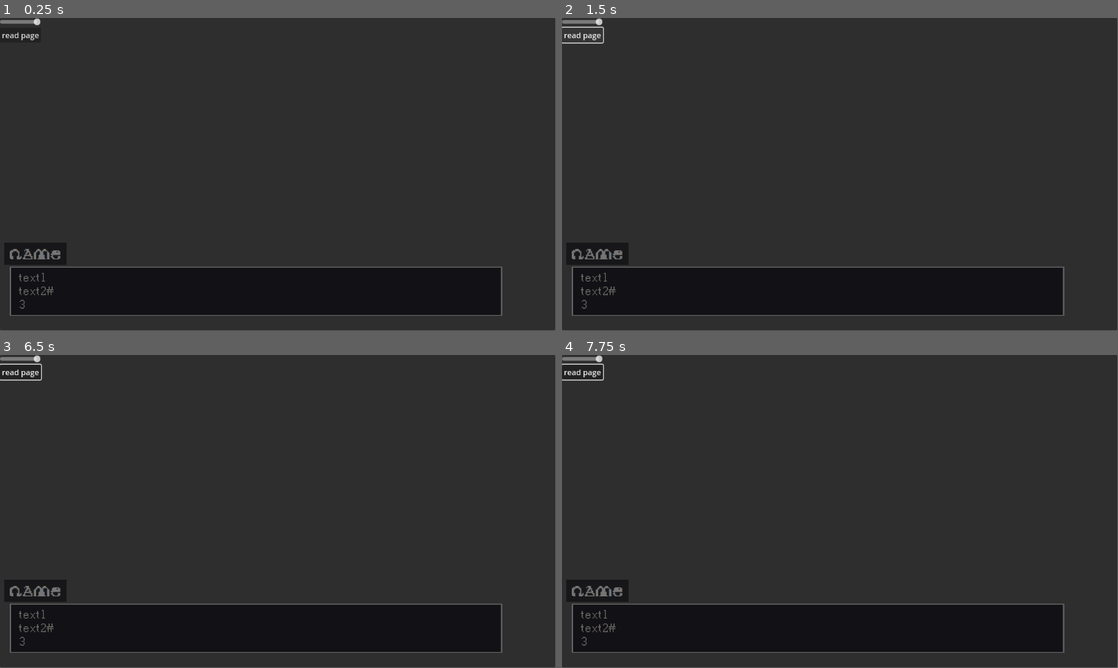
Above: before the commit, frames 1-4 (two rows, left to right).
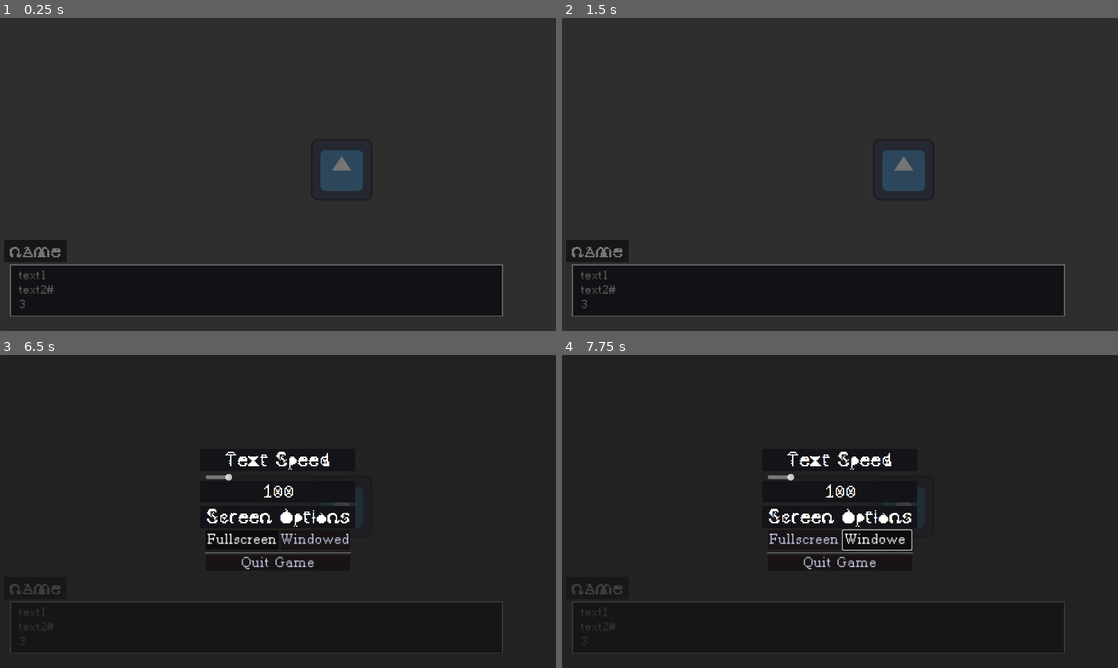
Above: after the commit, the same moments.

Repository: SnekOfSpice/dialog-parser
Game: Godot game, scene res://game/main_scene.tscn
Two runs of this game, one before a commit and one after it. Both use one fixed random seed, a clock stepped at 60 frames per second and the inputs below. Before the commit the project starts from res://testing/test.tscn. The engine's default icon, where the game draws it, is replaced by a stand-in: a white triangle on a blue panel in a dark square.
Inputs (mouse positions are in pixels of both pictures, inside the frame that each line leads up to):
- Up to frame 1 (0.25 s): no input
- Up to frame 2 (1.5 s): click (584, 33) at 0.5 s, where only the run before the commit has a clickable "read page"; click (584, 33) at 1.25 s, where only the run before the commit has a clickable "read page"
- Up to frame 3 (6.5 s): click (22, 370) at 2 s, where only the run before the commit has a clickable "read page"; tap Enter at 2.75, 4.25, 5.75 s; move the mouse to (400, 495) at 2.77 s; click (400, 495) at 2.92 s; tap Space at 3.5, 5 s; move the mouse to (166, 527) at 3.52 s; click (166, 527) at 3.67 s; move the mouse to (333, 442) at 4.27 s; click (333, 442) at 4.42 s; move the mouse to (250, 574) at 5.02 s; click (250, 574) at 5.17 s; move the mouse to (444, 558) at 5.77 s; click (444, 558) at 5.92 s; tap Escape (ui_cancel) at 6.4 s
- Up to frame 4 (7.75 s): click (878, 539) at 6.5 s, where only the run after the commit has a clickable "Windowed"; click (878, 539) at 7.25 s, where only the run after the commit has a clickable "Windowed"
In our replay, the window is 799x449 before the commit and 800x450 after it. These sizes can differ from the game's own. Grey fills any space a smaller window leaves; there, only what the larger window draws over its background counts as a difference.

The runs differ from the first frame. In frame 1, 2.9% of the frame differs, in the area x 0-91%, y 0-96%; in frame 2, 3.0%; in frame 3, 9.9%; in frame 4, 10%, in the area x 0-100%, y 0-100%.
Error in both runs: Attempt to call function 'get_as_text' in base 'null instance' on a null instance. (res://src/parser.gd:40)

Commit message:
pause menu and other stuff

Diff:
--- /dev/null
+++ b/game/game.tscn
@@ -0,0 +1,9 @@
+[gd_scene load_steps=2 format=3 uid="uid://c67ti8jynl2ey"]
+
+[ext_resource type="Texture2D" uid="uid://bj8knkcrqf4rp" path="res://icon.svg" id="1_5av84"]
+
+[node name="Game" type="Node2D"]
+
+[node name="Icon" type="Sprite2D" parent="."]
+position = Vector2(708, 314)
+texture = ExtResource("1_5av84")
--- a/game/main_scene.gd
+++ b/game/main_scene.gd
@@ -6,6 +6,6 @@
 	Parser.read_page(0)
 
 
-# Called every frame. 'delta' is the elapsed time since the previous frame.
-func _process(delta: float) -> void:
-	pass
+func _unhandled_input(event: InputEvent) -> void:
+	if event.is_action_pressed("ui_cancel"):
+		find_child("PauseMenu").visible = not find_child("PauseMenu").visible
--- a/game/main_scene.tscn
+++ b/game/main_scene.tscn
@@ -1,7 +1,9 @@
-[gd_scene load_steps=3 format=3 uid="uid://dhc45ew2mfqbu"]
+[gd_scene load_steps=5 format=3 uid="uid://dhc45ew2mfqbu"]
 
 [ext_resource type="Script" path="res://game/main_scene.gd" id="1_2p4ut"]
 [ext_resource type="PackedScene" uid="uid://bb8yvsx0g14vl" path="res://src/line_reader.tscn" id="1_y64f0"]
+[ext_resource type="PackedScene" uid="uid://c67ti8jynl2ey" path="res://game/game.tscn" id="2_opnta"]
+[ext_resource type="PackedScene" uid="uid://bu33mw8t7dsk8" path="res://game/pause_menu.tscn" id="4_vd1ov"]
 
 [node name="MainScene" type="Control"]
 layout_mode = 3
@@ -21,8 +23,13 @@
 
 [node name="SubViewport" type="SubViewport" parent="SubViewportContainer"]
 handle_input_locally = false
+size = Vector2i(1152, 648)
 render_target_update_mode = 4
 
-[node name="Game" type="Node2D" parent="SubViewportContainer/SubViewport"]
+[node name="Game" parent="SubViewportContainer/SubViewport" instance=ExtResource("2_opnta")]
 
 [node name="LineReader" parent="." instance=ExtResource("1_y64f0")]
+name_for_blank_name = "narrator"
+
+[node name="PauseMenu" parent="." instance=ExtResource("4_vd1ov")]
+visible = false
--- /dev/null
+++ b/game/pause_menu.gd
@@ -0,0 +1,24 @@
+extends CanvasLayer
+
+
+const MAX_TEXT_SPEED := 401
+
+func _ready() -> void:
+	find_child("TextSpeedSlider").min_value = 50
+	find_child("TextSpeedSlider").max_value = MAX_TEXT_SPEED
+	find_child("TextSpeedSlider").value = 100
+
+func _on_fullscreen_button_pressed() -> void:
+	DisplayServer.window_set_mode(DisplayServer.WINDOW_MODE_FULLSCREEN)
+
+func _on_windowed_button_pressed() -> void:
+	DisplayServer.window_set_mode(DisplayServer.WINDOW_MODE_WINDOWED)
+
+
+func _on_text_speed_slider_value_changed(value: float) -> void:
+	if value == MAX_TEXT_SPEED:
+		find_child("TextSpeedLabel").text = "Instant"
+		Parser.line_reader.text_speed = 0
+	else:
+		find_child("TextSpeedLabel").text = str(value)
+		Parser.line_reader.text_speed = value
--- /dev/null
+++ b/game/pause_menu.tscn
@@ -0,0 +1,80 @@
+[gd_scene load_steps=4 format=3 uid="uid://bu33mw8t7dsk8"]
+
+[ext_resource type="Script" path="res://game/pause_menu.gd" id="1_1qk8w"]
+[ext_resource type="Theme" uid="uid://dd3wmvu0xxyhs" path="res://style/theme.tres" id="2_wv4c5"]
+
+[sub_resource type="ButtonGroup" id="ButtonGroup_fweip"]
+
+[node name="PauseMenu" type="CanvasLayer"]
+script = ExtResource("1_1qk8w")
+
+[node name="PanelContainer" type="PanelContainer" parent="."]
+anchors_preset = 15
+anchor_right = 1.0
+anchor_bottom = 1.0
+grow_horizontal = 2
+grow_vertical = 2
+theme = ExtResource("2_wv4c5")
+
+[node name="VBoxContainer" type="VBoxContainer" parent="PanelContainer"]
+layout_mode = 2
+size_flags_horizontal = 4
+size_flags_vertical = 4
+
+[node name="VBoxContainer" type="VBoxContainer" parent="PanelContainer/VBoxContainer"]
+layout_mode = 2
+
+[node name="Label2" type="Label" parent="PanelContainer/VBoxContainer/VBoxContainer"]
+layout_mode = 2
+text = "Text Speed"
+horizontal_alignment = 1
+
+[node name="HBoxContainer2" type="VBoxContainer" parent="PanelContainer/VBoxContainer/VBoxContainer"]
+layout_mode = 2
+
+[node name="TextSpeedSlider" type="HSlider" parent="PanelContainer/VBoxContainer/VBoxContainer/HBoxContainer2"]
+layout_mode = 2
+size_flags_horizontal = 3
+min_value = 50.0
+max_value = 401.0
+value = 50.0
+
+[node name="TextSpeedLabel" type="Label" parent="PanelContainer/VBoxContainer/VBoxContainer/HBoxContainer2"]
+layout_mode = 2
+text = "100"
+horizontal_alignment = 1
+
+[node name="HSeparator2" type="HSeparator" parent="PanelContainer/VBoxContainer/VBoxContainer"]
+layout_mode = 2
+
+[node name="Label" type="Label" parent="PanelContainer/VBoxContainer/VBoxContainer"]
+layout_mode = 2
+text = "Screen Options"
+horizontal_alignment = 1
+
+[node name="HBoxContainer" type="HBoxContainer" parent="PanelContainer/VBoxContainer/VBoxContainer"]
+layout_mode = 2
+
+[node name="FullscreenButton" type="Button" parent="PanelContainer/VBoxContainer/VBoxContainer/HBoxContainer"]
+layout_mode = 2
+toggle_mode = true
+button_pressed = true
+button_group = SubResource("ButtonGroup_fweip")
+text = "Fullscreen"
+
+[node name="WindowedButton" type="Button" parent="PanelContainer/VBoxContainer/VBoxContainer/HBoxContainer"]
+layout_mode = 2
+toggle_mode = true
+button_group = SubResource("ButtonGroup_fweip")
+text = "Windowed"
+
+[node name="HSeparator" type="HSeparator" parent="PanelContainer/VBoxContainer/VBoxContainer"]
+layout_mode = 2
+
+[node name="Button" type="Button" parent="PanelContainer/VBoxContainer/VBoxContainer"]
+layout_mode = 2
+text = "Quit Game"
+
+[connection signal="value_changed" from="PanelContainer/VBoxContainer/VBoxContainer/HBoxContainer2/TextSpeedSlider" to="." method="_on_text_speed_slider_value_changed"]
+[connection signal="pressed" from="PanelContainer/VBoxContainer/VBoxContainer/HBoxContainer/FullscreenButton" to="." method="_on_fullscreen_button_pressed"]
+[connection signal="pressed" from="PanelContainer/VBoxContainer/VBoxContainer/HBoxContainer/WindowedButton" to="." method="_on_windowed_button_pressed"]
--- a/project.godot
+++ b/project.godot
@@ -11,7 +11,7 @@
 [application]
 
 config/name="Dialog-parser"
-run/main_scene="res://testing/test.tscn"
+run/main_scene="res://game/main_scene.tscn"
 config/features=PackedStringArray("4.1", "GL Compatibility")
 config/icon="res://icon.svg"
 
@@ -19,6 +19,11 @@
 
 Parser="*res://src/parser.tscn"
 
+[display]
+
+window/size/mode=3
+window/stretch/mode="canvas_items"
+
 [rendering]
 
 renderer/rendering_method="gl_compatibility"
--- a/src/parser.gd
+++ b/src/parser.gd
@@ -28,7 +28,7 @@
 	Text, Choice, Instruction
 }
 
-enum DataTypes {_String, _Integer, _Float, _Array, _Dictionary, _DropDown}
+enum DataTypes {_String, _Integer, _Float, _Array, _Dictionary, _DropDown, _Boolean}
 
 signal read_new_line(line)
 signal terminate_page(page_index)
--- a/src/parser.tscn
+++ b/src/parser.tscn
@@ -6,4 +6,3 @@
 script = ExtResource("1_202h4")
 source_path = "D:/100_godot/dialog-editor/io/when_the_sea_received_the_sky_script.json"
 source_path_demo = "D:/100_godot/dialog-editor/io/demo-nov1.json"
-show_demo = true
